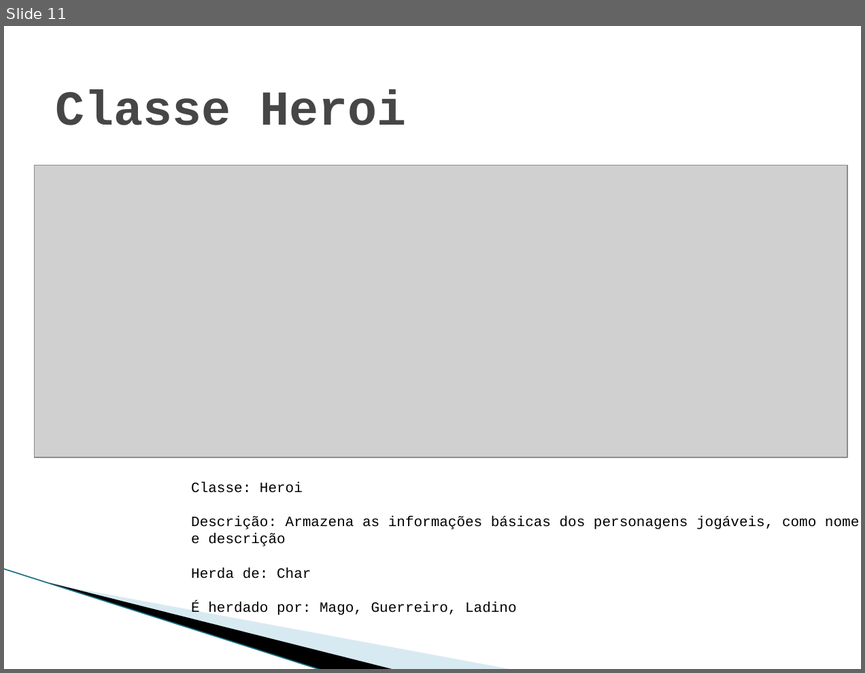
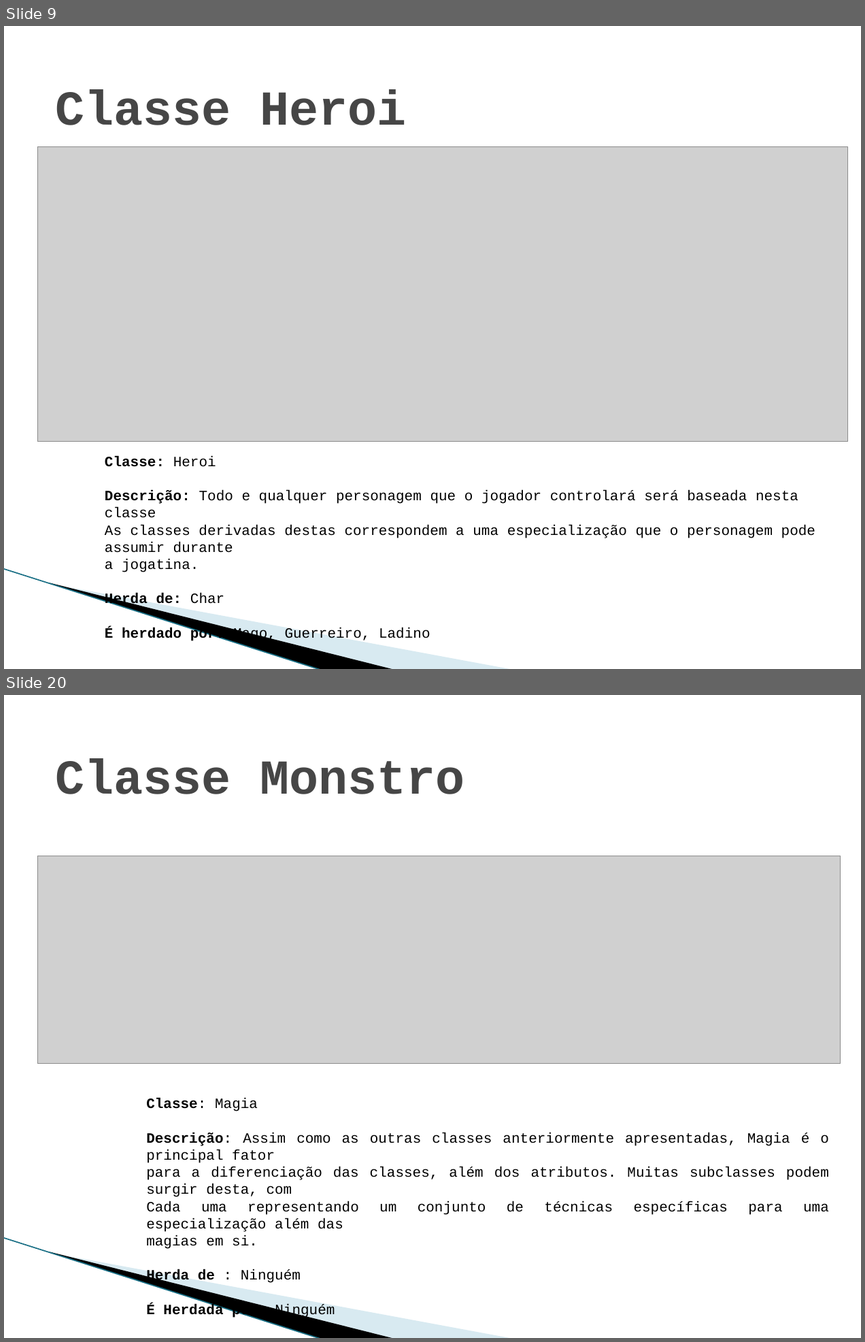
Before and after one commit to Sairaf/RPG, a slide deck: Trabalho final Prog2.pptx. Shown one above the other, each under a label of ours: slide 11 before the commit, slides 9 and 20 after it; the slides between them are not shown. The pictures are 865x673 and 865x1342 pixels, drawn with LibreOffice and Linux fonts; fonts in the diff are those of the drawing; grey boxes stand for pictures; background and template pictures are left out. Boxes give left, top, right and bottom in pixels: in the first picture for what was removed or moved away, otherwise in the second. Text is boxed around its words. In the diff, an @@ line names an element or a change of style, - is before the commit and + after.

```diff
--- a/Trabalho final Prog2.pptx
+++ b/Trabalho final Prog2.pptx
@@ slide 20 added at (4, 695, 861, 1338), background picture (left out); not listed: 3 template elements that a slide beside it also shows @@
@@ title added at (55, 759, 465, 794), 41 pt, text #464646, bold @@
+Classe Monstro
@@ picture added at (37, 855, 840, 1063) @@
@@ text added at (146, 1098, 829, 1283), 12 pt, text #000000 @@
+Classe: Magia
+Descrição: Assim como as outras classes anteriormente apresentadas, Magia é o principal fator
+para a diferenciação das classes, além dos atributos. Muitas subclasses podem surgir desta, com
+Cada uma representando um conjunto de técnicas específicas para uma especialização além das
+magias em si.
+Herda de : Ninguém
+É Herdada por: Ninguém
@@ what was slide 11 is now slide 9 @@
@@ slide 9 changed as well @@
@@ picture: place and size @@
-picture at (34, 165, 847, 457)
+picture at (37, 147, 847, 441)
@@ text "Classe: Heroi": place and size @@
-text "Classe: Heroi" at (191, 482, 859, 615)
+text "Classe: Heroi" at (105, 456, 815, 642)
@@ text at (105, 456, 430, 642): bold on in "Classe:", "Herda de:", "É herdado por:" @@
@@ text at (105, 490, 815, 572): text changed @@
-Descrição: Armazena as informações básicas dos personagens jogáveis, como nome e descrição
+Descrição: Todo e qualquer personagem que o jogador controlará será baseada nesta classe
+As classes derivadas destas correspondem a uma especialização que o personagem pode assumir durante
+a jogatina.
```
Also in this commit, not shown: 5 other slides changed, 13 other slides added, 2 slides removed.
